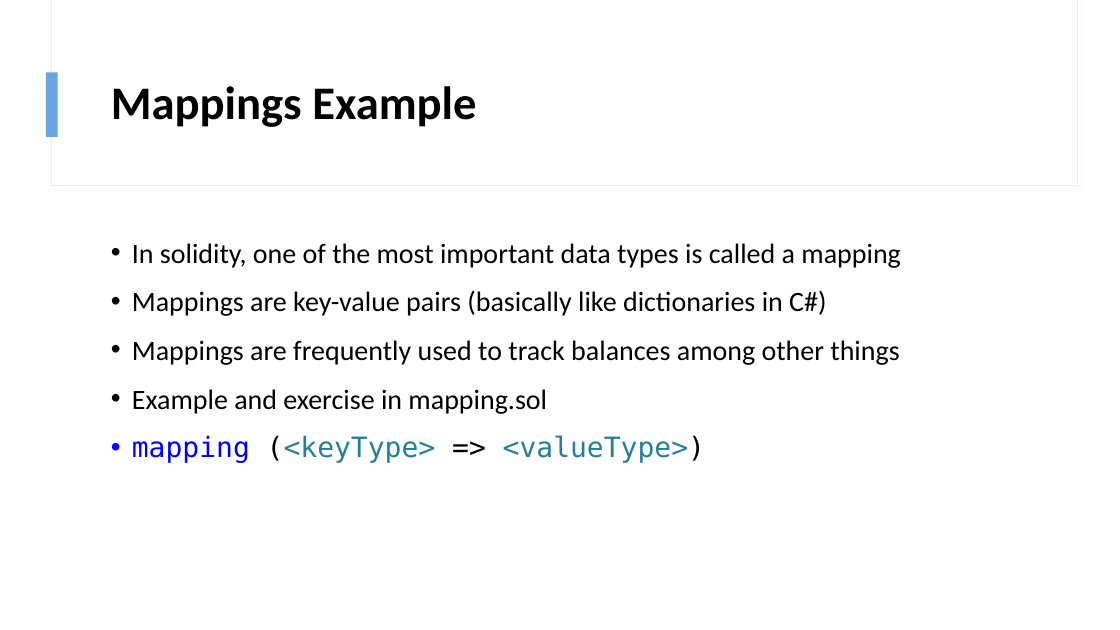
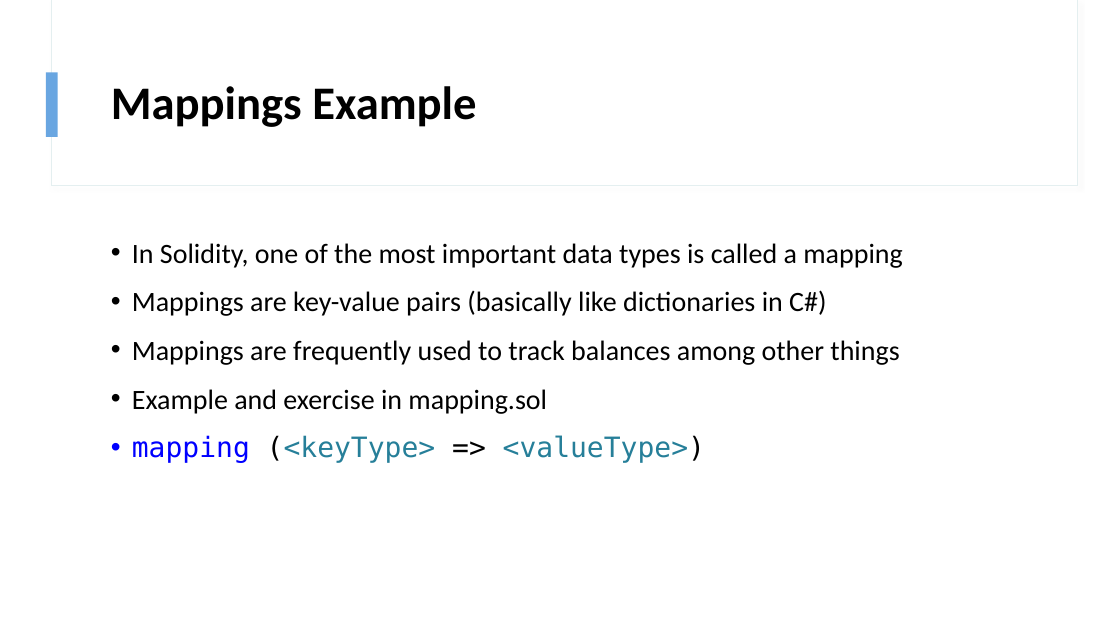
Before and after one commit to zmeghji/YourFirstERC20Token, a slide deck: slide 14 of Creating Your First ERC 20 Token!.pptx. Drawn at 1120x630 pixels with LibreOffice and Linux fonts; fonts in the diff are those of the drawing. Boxes give left, top, right and bottom in pixels: in the first picture for what was removed or moved away, otherwise in the second. Text is boxed around its words. In the diff, an @@ line names an element or a change of style, - is before the commit and + after.

```diff
--- a/Creating Your First ERC 20 Token!.pptx
+++ b/Creating Your First ERC 20 Token!.pptx
@@ text at bbox=[132, 243, 902, 268]: text changed @@
-• In solidity, one of the most important data types is called a mapping
+• In Solidity, one of the most important data types is called a mapping
```
Also in this commit, not shown: 3 other slides changed, 2 slides added, 3 other files.
